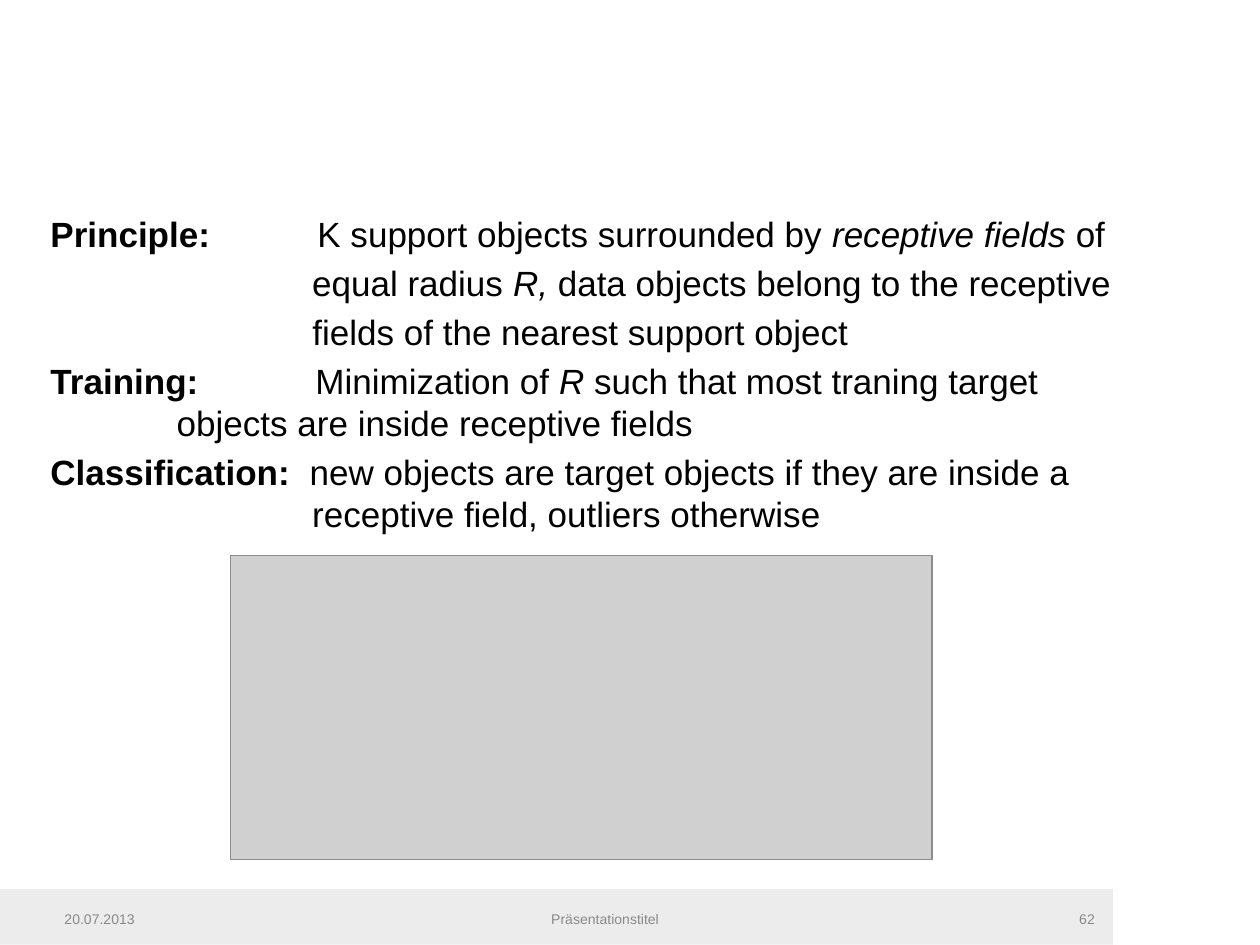
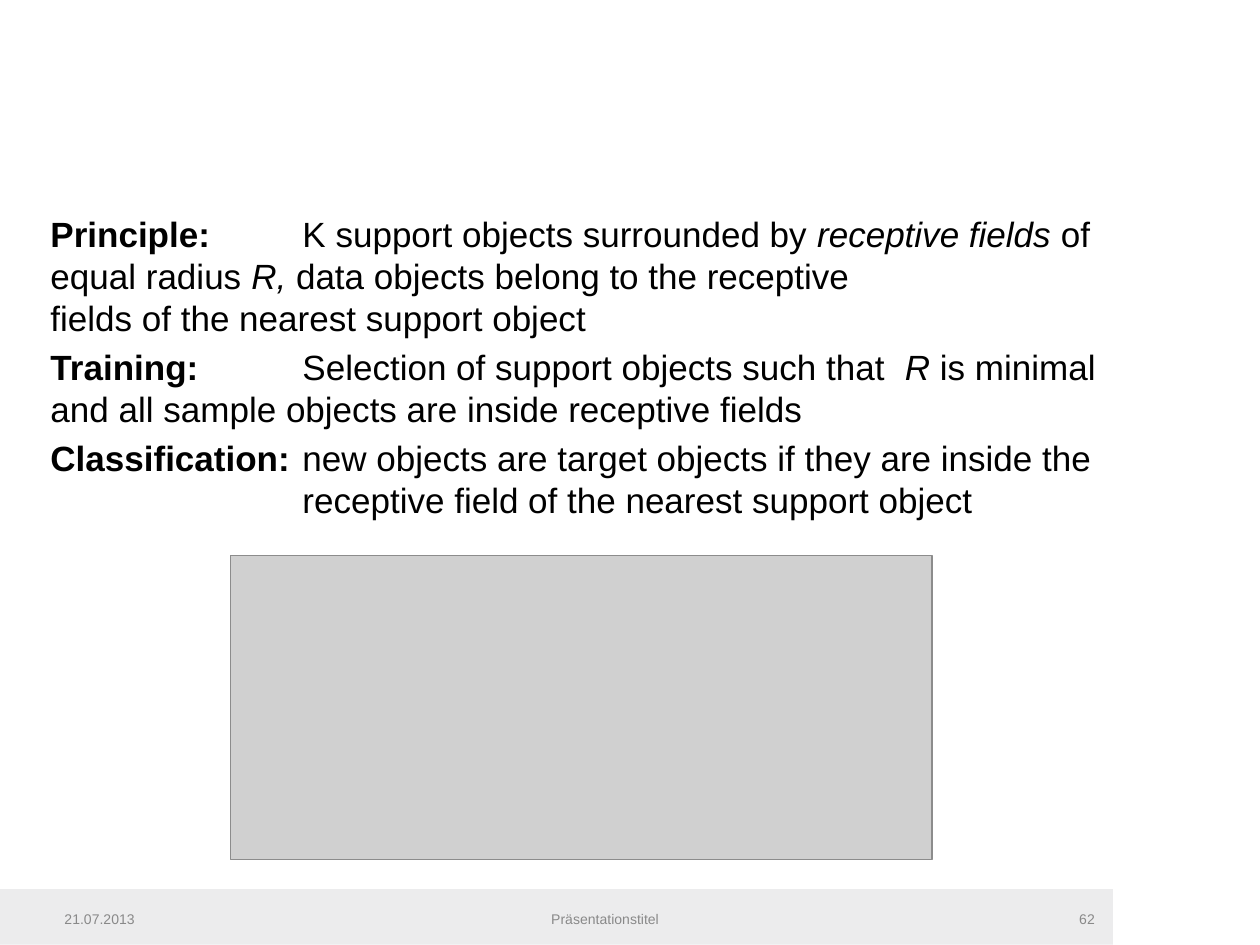
Before and after one commit to fera0013/MasterThesis, a slide deck: slide 62 of Documentation/SemiSupervisedMethodsInConditionMonitoring1.pptx. Drawn at 1260x945 pixels with LibreOffice and Linux fonts; fonts in the diff are those of the drawing; grey boxes stand for pictures; background and template pictures are left out. Boxes give left, top, right and bottom in pixels: in the first picture for what was removed or moved away, otherwise in the second. Text is boxed around its words. In the diff, an @@ line names an element or a change of style, - is before the commit and + after.

Commit message:
Outlier Detection in Condition Monitoring Presentation

```diff
--- a/Documentation/SemiSupervisedMethodsInConditionMonitoring1.pptx
+++ b/Documentation/SemiSupervisedMethodsInConditionMonitoring1.pptx
@@ text at [50,221,1096,520]: text changed @@
-Principle: K support objects surrounded by receptive fields of
-equal radius R, data objects belong to the receptive
-fields of the nearest support object
-Training: Minimization of R such that most traning target objects are inside receptive fields
-Classification: new objects are target objects if they are inside a receptive field, outliers otherwise
+Principle: K support objects surrounded by receptive fields of equal radius R, data objects belong to the receptive fields of the nearest support object
+Training: Selection of support objects such that R is minimal and all sample objects are inside receptive fields
+Classification: new objects are target objects if they are inside the receptive field of the nearest support object
@@ text at [64,914,134,924]: text changed @@
-20.07.2013
+21.07.2013
```
Also in this commit, not shown: 107 other slides changed, 23 slides added, 3 slides removed, 2 other files.
